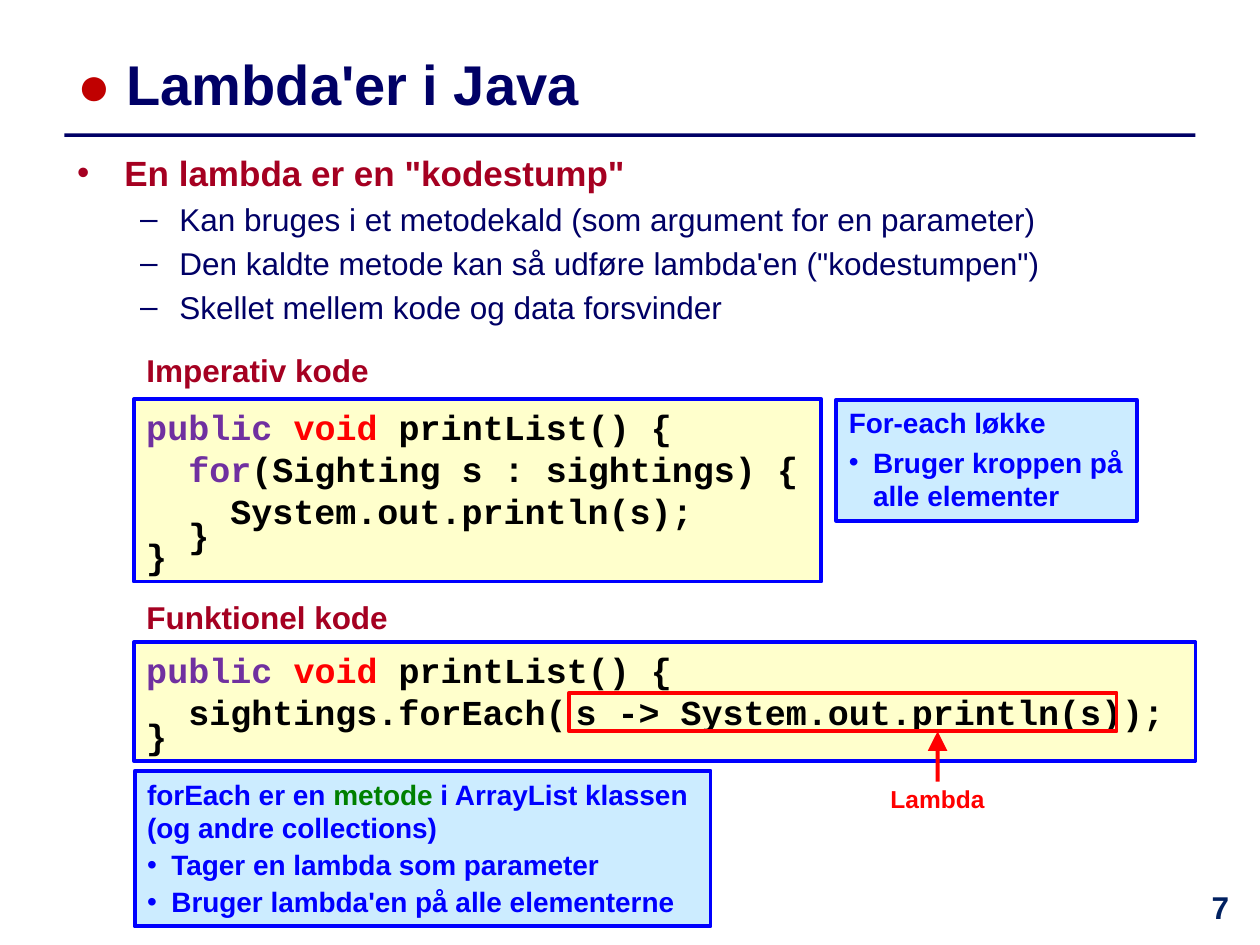
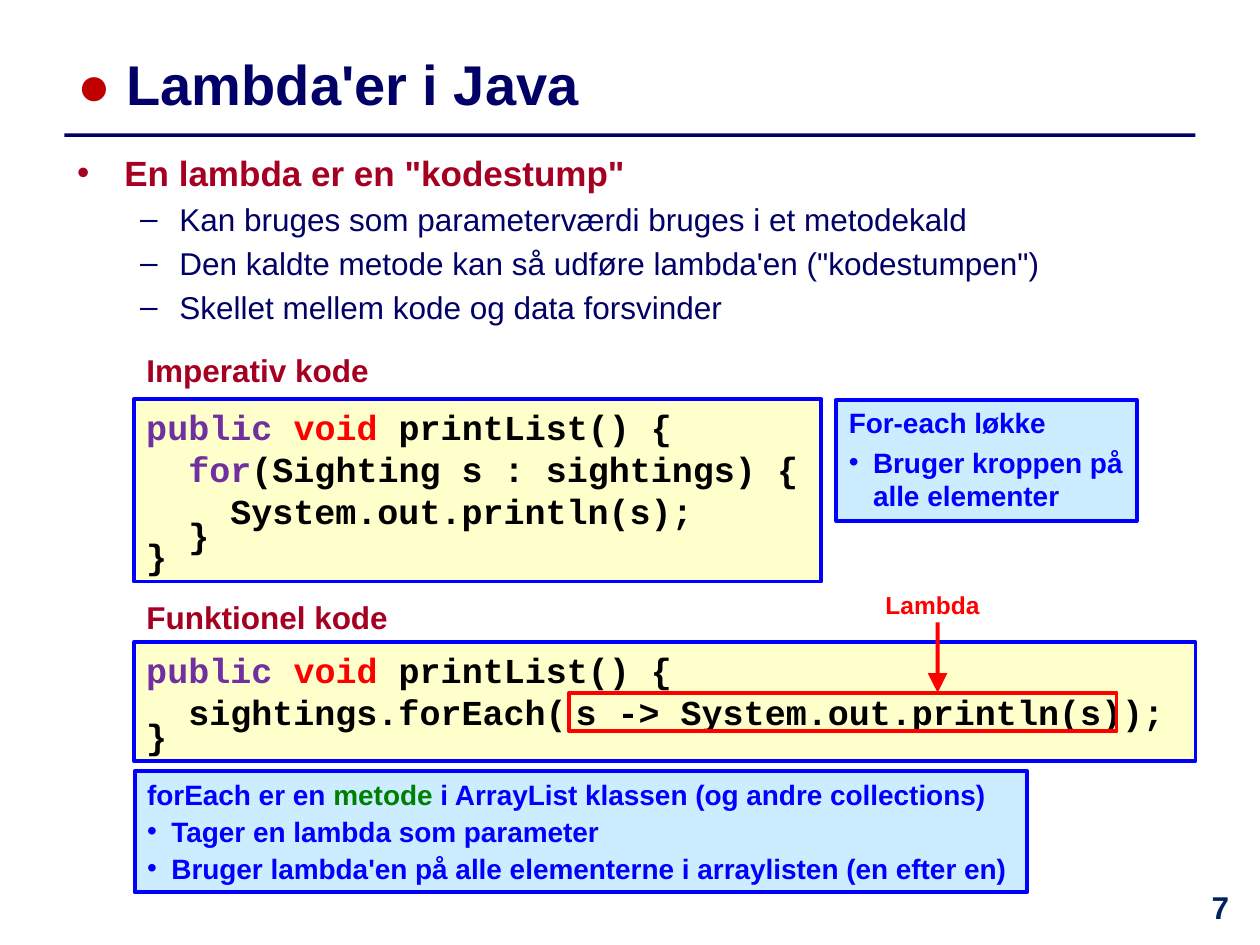
Before and after one commit to IntProgAU/Materiale, a slide deck: slide 7 of web/e23/uge_5b/Slides-Uge5-Torsdag.pptx. Drawn at 1260x945 pixels with LibreOffice and Linux fonts; fonts in the diff are those of the drawing. Boxes give left, top, right and bottom in pixels: in the first picture for what was removed or moved away, otherwise in the second. Text is boxed around its words. In the diff, an @@ line names an element or a change of style, - is before the commit and + after.

```diff
--- a/web/e23/uge_5b/Slides-Uge5-Torsdag.pptx
+++ b/web/e23/uge_5b/Slides-Uge5-Torsdag.pptx
@@ text at [179,208,967,237]: text changed @@
-  – Kan bruges i et metodekald (som argument for en parameter)
+  – Kan bruges som parameterværdi bruges i et metodekald
@@ text "Lambda": place and size @@
-text "Lambda" at [890,790,984,809]
+text "Lambda" at [885,596,979,615]
@@ arrow moved from (937, 781) - (937, 731) to (937, 622) - (937, 693) @@
@@ rectangle "forEach er en metode i ...": place and size @@
-rectangle "forEach er en metode i ..." at [135,771,711,926]
+rectangle "forEach er en metode i ..." at [135,771,1027,892]
@@ text in rectangle at [171,857,1006,884]: text changed @@
-• Bruger lambda'en på alle elementerne
+• Bruger lambda'en på alle elementerne i arraylisten (en efter en)
```
Also in this commit, not shown: 10 other slides changed, 1 other file.
